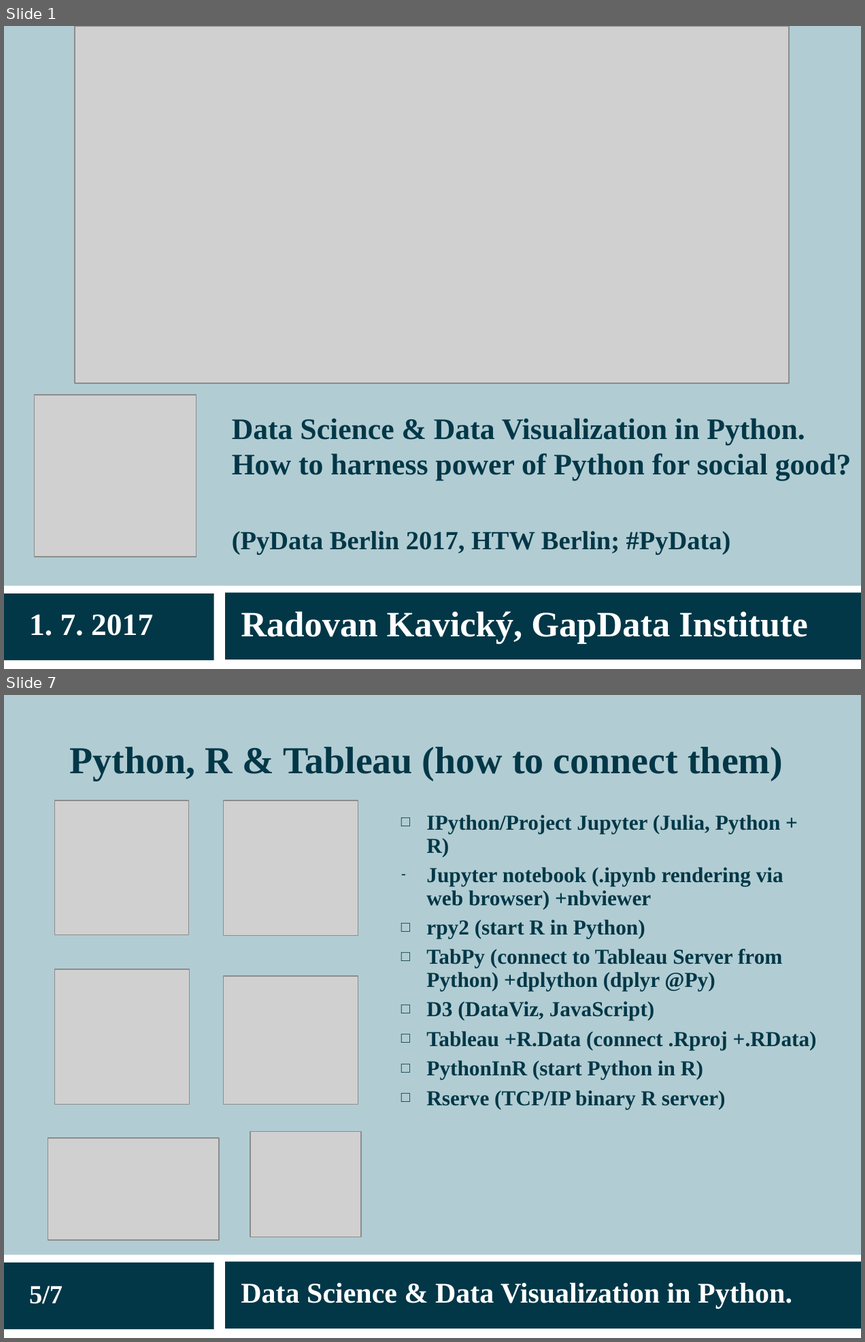
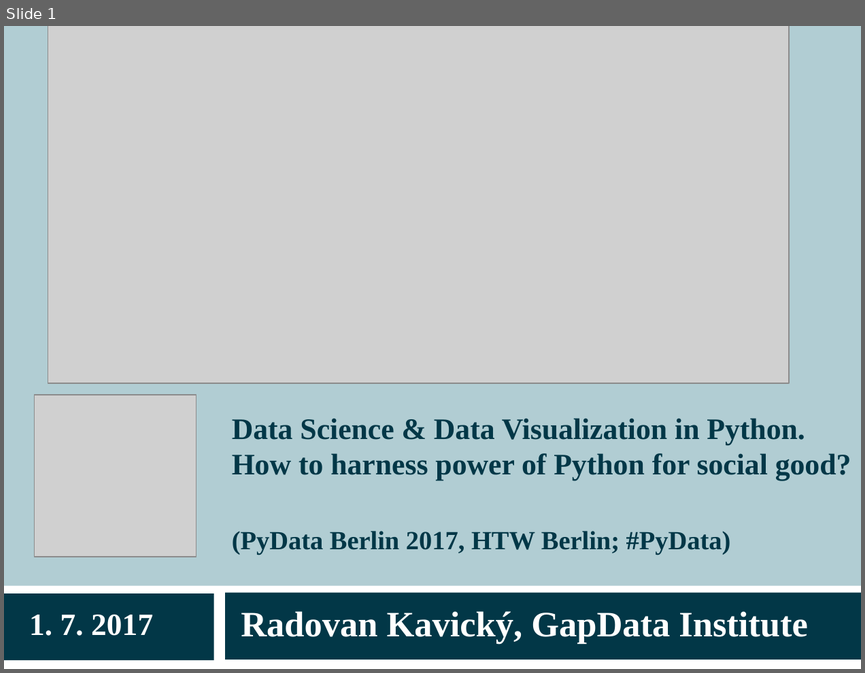
Before and after one commit to radovankavicky/PyDataBerlin2017, a slide deck: present/pydata2017berlin_datascience_final.ppt. Shown one above the other, each under a label of ours: slides 1 and 7 before the commit, slide 1 after it; the slides between them are not shown. The pictures are 865x1342 and 865x673 pixels, drawn with LibreOffice and Linux fonts; fonts in the diff are those of the drawing; grey boxes stand for pictures. Boxes give left, top, right and bottom in pixels: in the first picture for what was removed or moved away, otherwise in the second. Text is boxed around its words. In the diff, an @@ line names an element or a change of style, - is before the commit and + after.

```diff
--- a/present/pydata2017berlin_datascience_final.ppt
+++ b/present/pydata2017berlin_datascience_final.ppt
@@ slide 7 removed at [4, 695, 861, 1338], background #B1CDD3; not listed: 3 template elements that a slide beside it also shows @@
@@ title removed at [70, 747, 783, 781] @@
-Python, R & Tableau (how to connect them)
@@ picture removed at [54, 800, 189, 935] @@
@@ picture removed at [224, 800, 358, 935] @@
@@ text removed at [426, 815, 817, 1109] @@
-  □ IPython/Project Jupyter (Julia, Python + R)
-  – Jupyter notebook (.ipynb rendering via web browser) +nbviewer
-  □ rpy2 (start R in Python)
-  □ TabPy (connect to Tableau Server from Python) +dplython (dplyr @Py)
-  □ D3 (DataViz, JavaScript)
-  □ Tableau +R.Data (connect .Rproj +.RData)
-  □ PythonInR (start Python in R)
-  □ Rserve (TCP/IP binary R server)
@@ picture removed at [54, 969, 189, 1104] @@
@@ picture removed at [224, 976, 358, 1104] @@
@@ picture removed at [48, 1138, 219, 1240] @@
@@ picture removed at [250, 1131, 360, 1236] @@
@@ text removed at [29, 1285, 62, 1304] @@
-5/7
@@ text removed at [241, 1283, 792, 1308] @@
-Data Science & Data Visualization in Python.
@@ slide 1 changed as well @@
@@ picture: place and size @@
-picture at [75, 26, 789, 383]
+picture at [48, 26, 789, 382]
```
Also in this commit, not shown: 3 other slides changed, 14 slides added, 6 other slides removed, 2 other files.
